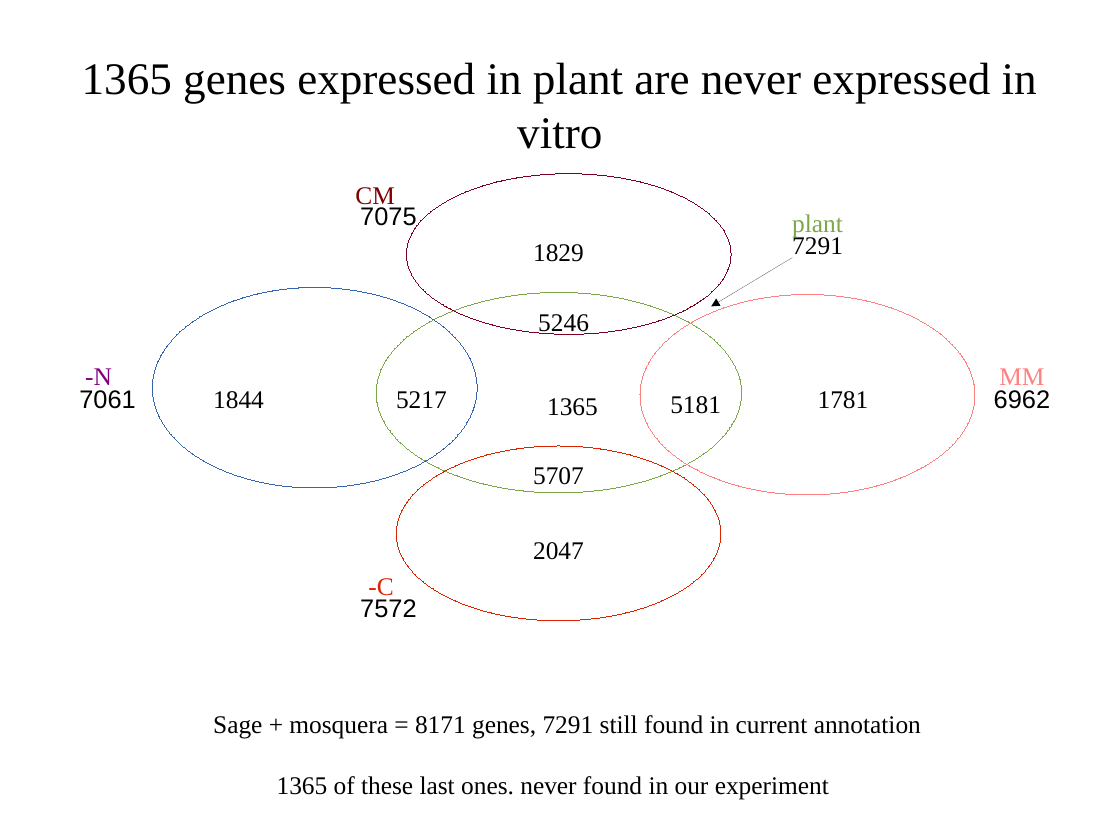
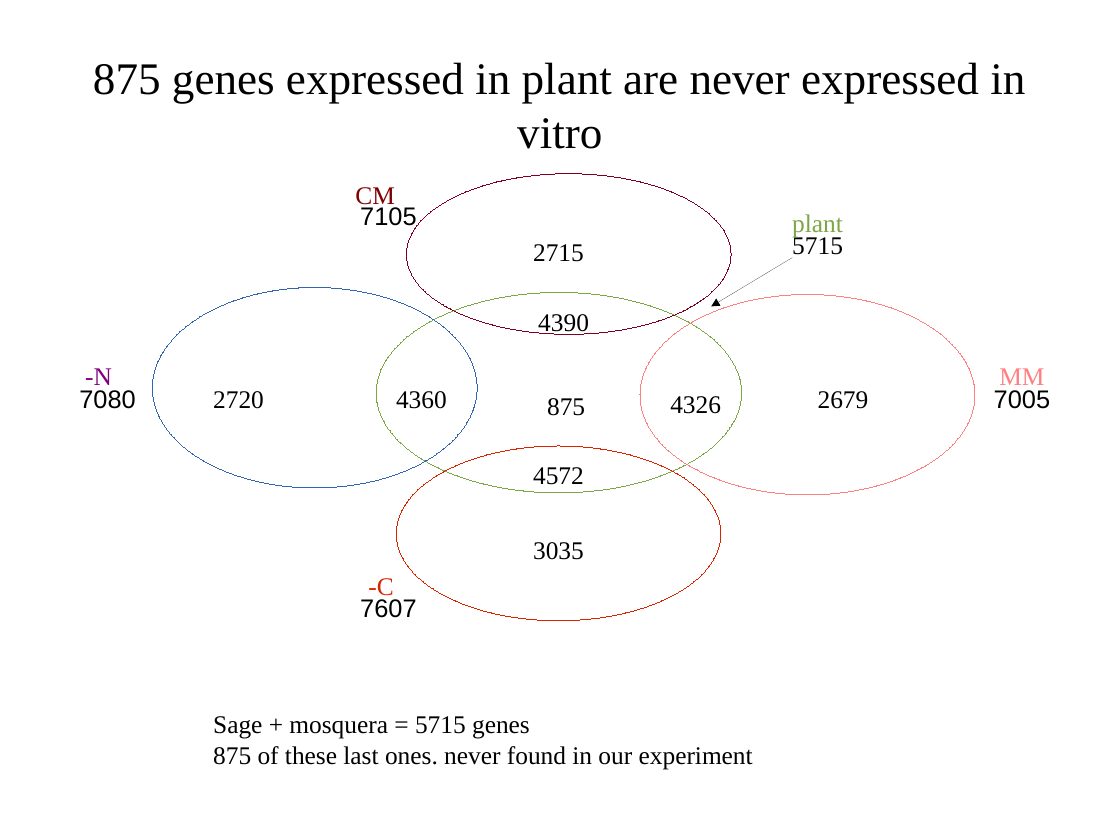
Before and after one commit to wilkinsonlab/m-oryzae-polya, a slide deck: slide 20 of doc/version_21/oryzae_presentation.odp. Drawn at 1120x840 pixels with LibreOffice and Linux fonts; fonts in the diff are those of the drawing. Boxes give left, top, right and bottom in pixels: in the first picture for what was removed or moved away, otherwise in the second. Text is boxed around its words. In the diff, an @@ line names an element or a change of style, - is before the commit and + after.

```diff
--- a/doc/version_21/oryzae_presentation.odp
+++ b/doc/version_21/oryzae_presentation.odp
@@ title at (93,62,1025,149): text changed @@
-1365 genes expressed in plant are never expressed in vitro
+875 genes expressed in plant are never expressed in vitro
@@ text at (360,204,416,230): text changed @@
-7075
+7105
@@ text at (792,234,843,255): text changed @@
-7291
+5715
@@ text at (533,244,584,262): text changed @@
-1829
+2715
@@ text at (538,314,589,335): text changed @@
-5246
+4390
@@ text at (79,390,135,409): text changed @@
-7061
+7080
@@ text at (213,391,264,409): text changed @@
-1844
+2720
@@ text at (396,391,447,409): text changed @@
-5217
+4360
@@ text at (547,398,585,416): text changed @@
-1365
+875
@@ text at (670,396,721,414): text changed @@
-5181
+4326
@@ text at (818,391,869,409): text changed @@
-1781
+2679
@@ text at (994,390,1050,409): text changed @@
-6962
+7005
@@ text at (533,467,584,485): text changed @@
-5707
+4572
@@ text at (533,542,584,560): text changed @@
-2047
+3035
@@ text at (360,599,416,618): text changed @@
-7572
+7607
@@ text at (213,716,753,770): text changed @@
-Sage + mosquera = 8171 genes, 7291 still found in current annotation
-1365 of these last ones. never found in our experiment
+Sage + mosquera = 5715 genes
+875 of these last ones. never found in our experiment
```
Also in this commit, not shown: 36 other slides changed, 2 slides added, 4 slides removed, 19 other files.
